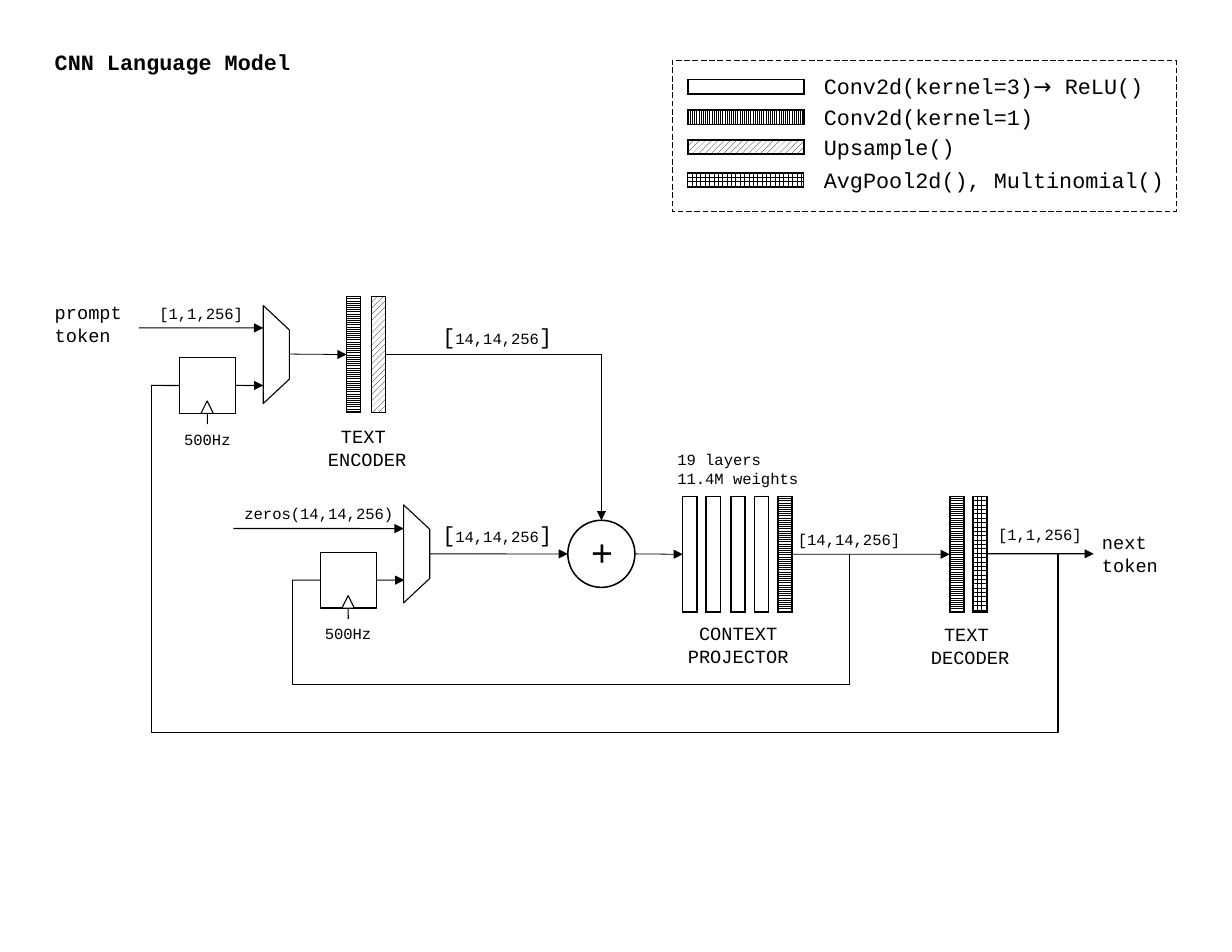
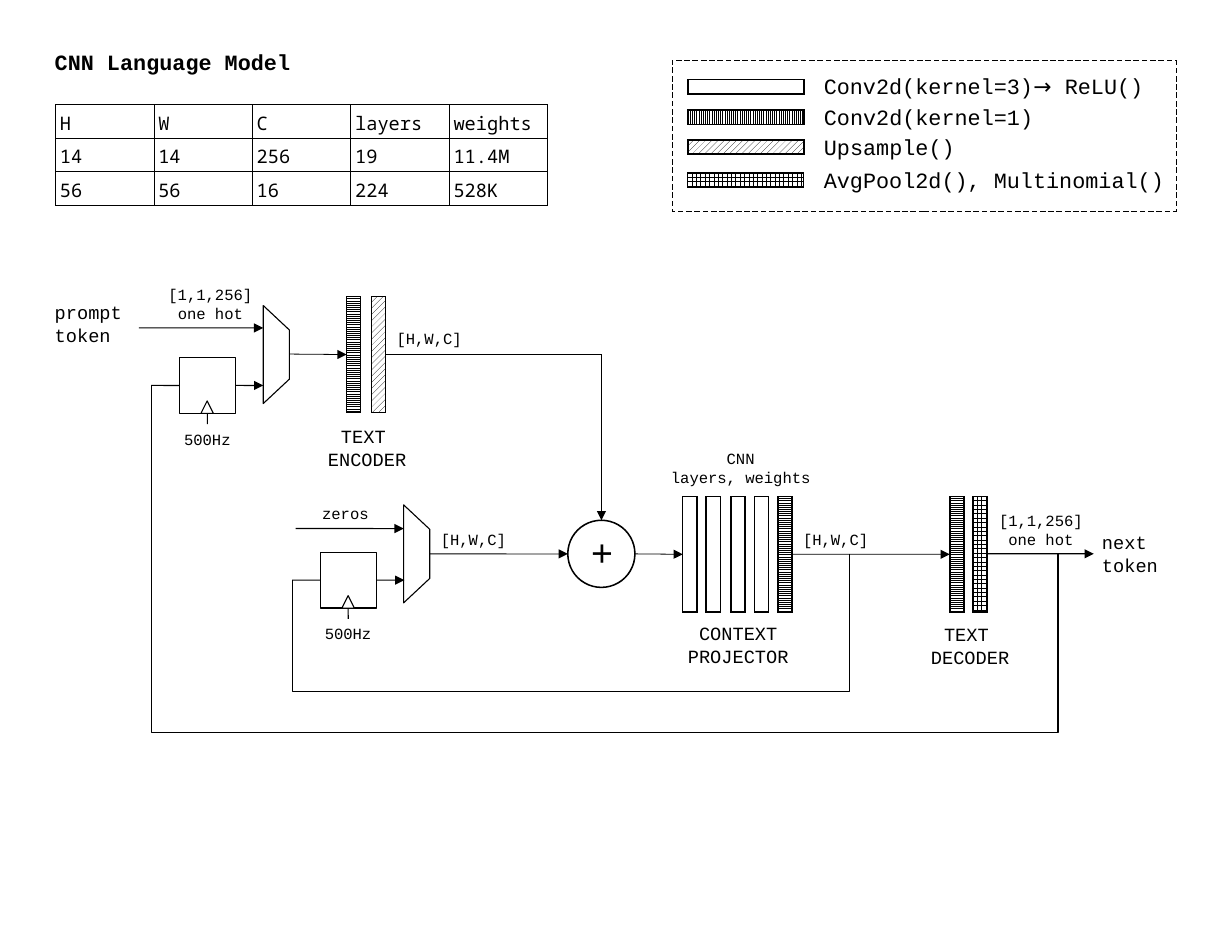
Before and after one commit to siliconperception/devices, a slide deck: slide 2 of dev/cnnlm.odp. Drawn at 1232x952 pixels with LibreOffice and Linux fonts; fonts in the diff are those of the drawing. Boxes give left, top, right and bottom in pixels: in the first picture for what was removed or moved away, otherwise in the second. Text is boxed around its words. In the diff, an @@ line names an element or a change of style, - is before the commit and + after.

```diff
--- a/dev/cnnlm.odp
+++ b/dev/cnnlm.odp
@@ table added at box(56, 104, 549, 202), 3 rows, 5 columns @@
+H | W | C | layers | weights
+14 | 14 | 256 | 19 | 11.4M
+56 | 56 | 16 | 224 | 528K
@@ text "[1,1,256]": place and size @@
-text "[1,1,256]" at box(159, 307, 243, 323)
+text "[1,1,256]" at box(168, 289, 252, 319)
@@ text at box(168, 289, 252, 304): alignment left to centre @@
@@ text at box(178, 307, 243, 319): paragraph added @@
+one hot
@@ text added at box(397, 333, 462, 348), 10 pt, text #000000 @@
+[H,W,C]
@@ text removed at box(455, 333, 539, 347) @@
-[14,14,256]
@@ text at box(671, 453, 810, 487): text changed @@
-19 layers
-11.4M weights
+CNN
+layers, weights
@@ text "[1,1,256]": place and size @@
-text "[1,1,256]" at box(998, 529, 1082, 544)
+text "[1,1,256]" at box(999, 514, 1083, 545)
@@ arrow moved from (233, 529) - (403, 529) to (296, 529) - (403, 529) @@
@@ text at box(322, 510, 369, 519): text changed @@
-zeros(14,14,256)
+zeros
@@ text added at box(441, 533, 506, 549), 10 pt, text #000000 @@
+[H,W,C]
@@ text removed at box(455, 531, 539, 545) @@
-[14,14,256]
@@ text removed at box(798, 533, 900, 549) @@
-[14,14,256]
@@ text added at box(803, 534, 868, 549), 10 pt, text #000000 @@
+[H,W,C]
@@ text at box(999, 514, 1083, 530): alignment left to centre @@
@@ text at box(1008, 533, 1073, 545): paragraph added @@
+one hot
@@ elbow line (849, 554) - (292, 580): route changed @@
```
Also in this commit, not shown: 2 other files.
